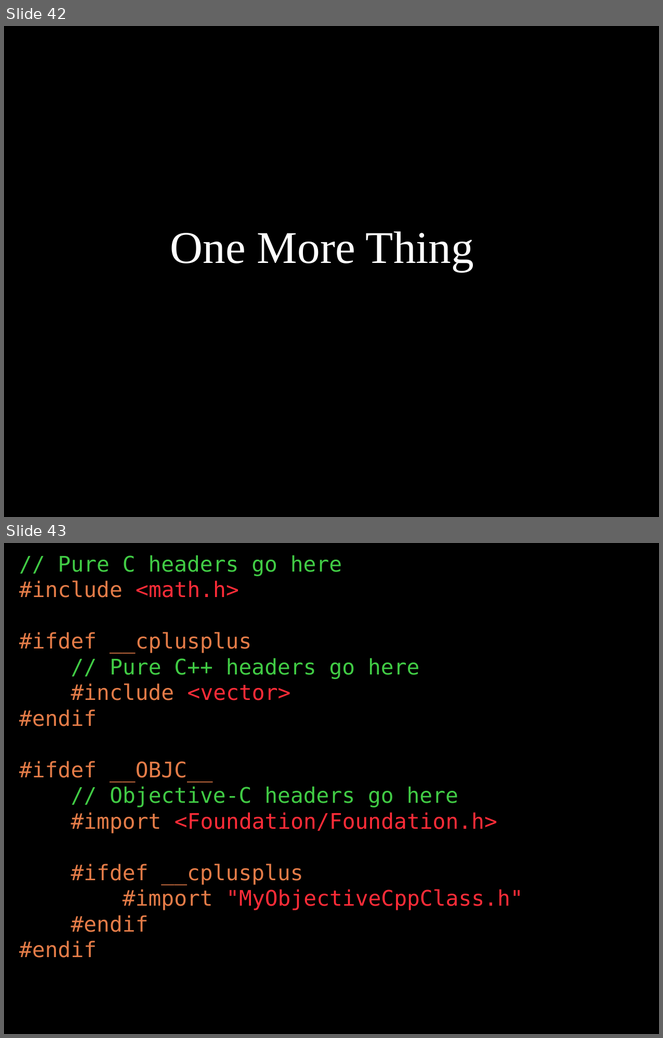
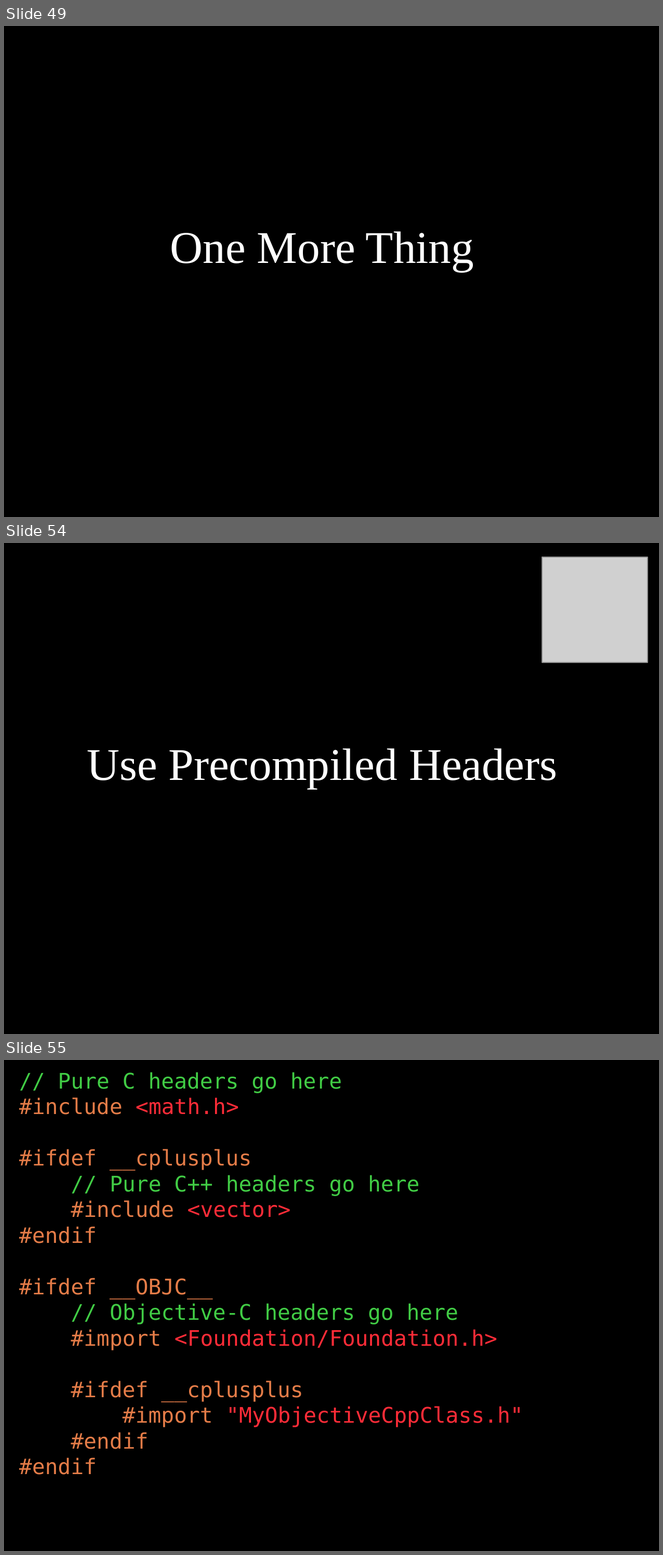
Before and after one commit to dodikk/StaticLib-Slides, a slide deck: Libraries-GoingNative.odp. Shown one above the other, each under a label of ours: slides 42 and 43 before the commit, slides 49, 54 and 55 after it; the slides between them are not shown. The pictures are 663x1038 and 663x1555 pixels, drawn with LibreOffice and Linux fonts; fonts in the diff are those of the drawing; grey boxes stand for pictures. Boxes give left, top, right and bottom in pixels: in the first picture for what was removed or moved away, otherwise in the second. Text is boxed around its words. In the diff, an @@ line names an element or a change of style, - is before the commit and + after.

```diff
--- a/Libraries-GoingNative.odp
+++ b/Libraries-GoingNative.odp
@@ slide 54 added at [4, 543, 659, 1034], background #000000 @@
@@ picture added at [543, 557, 648, 663] @@
@@ title added at [87, 748, 558, 789], 55 pt, text #FFFFFF @@
+Use Precompiled Headers
@@ what was slide 42 is now slide 49 @@
@@ what was slide 43 is now slide 55 @@
```
Also in this commit, not shown: 1 slide changed, 13 other slides added, 1 slide removed, 1 other file.
